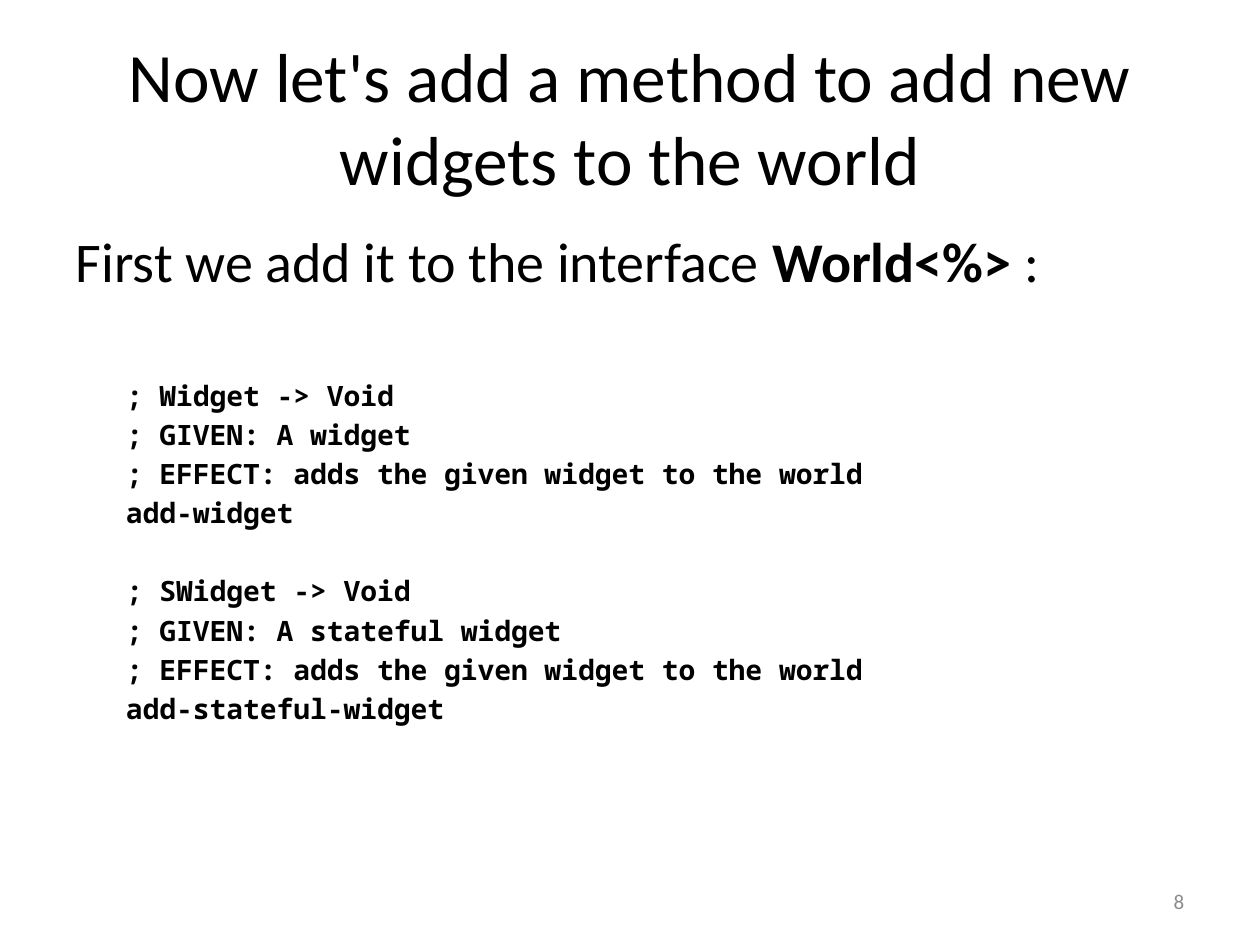
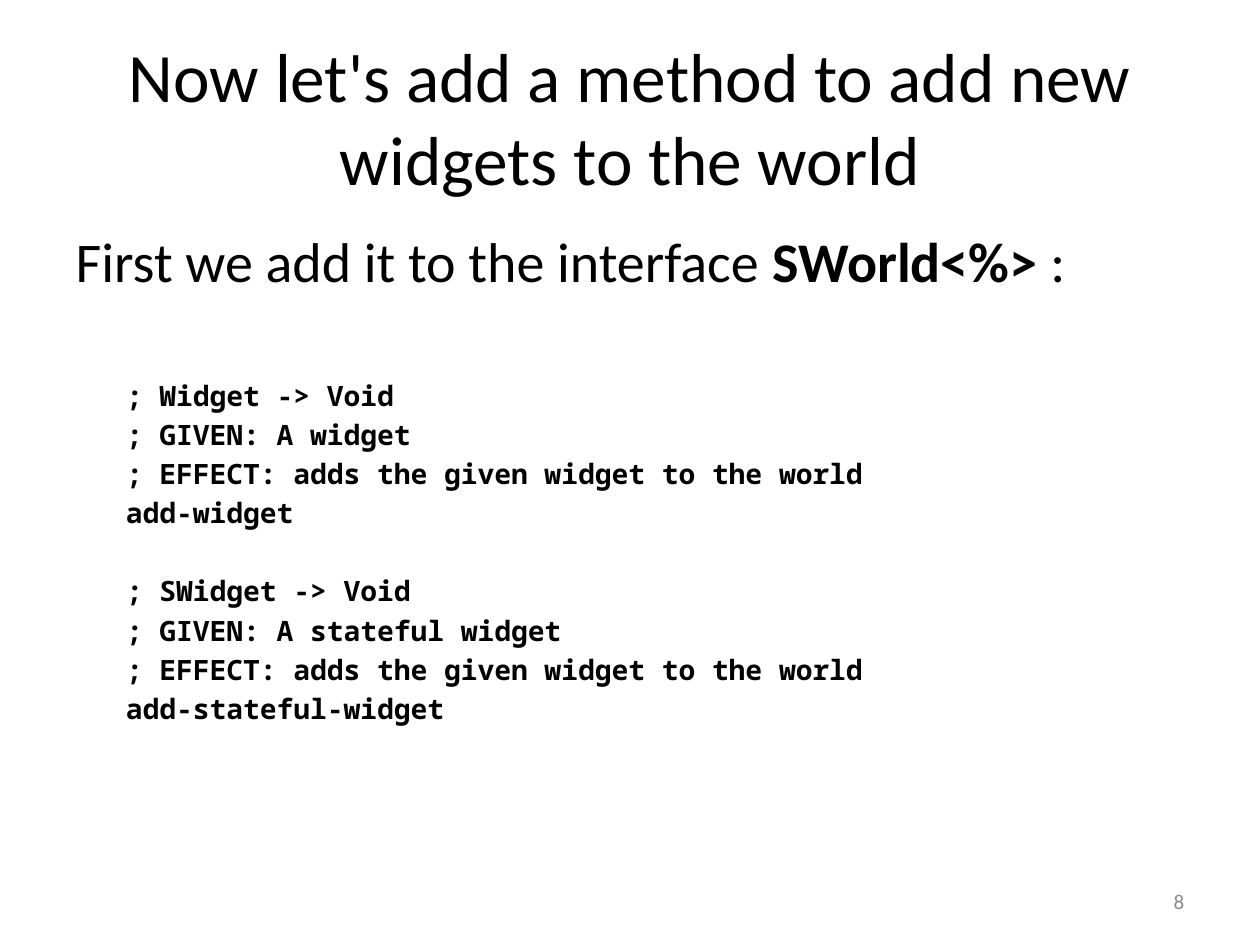
Before and after one commit to mwand/cs5010f16, a slide deck: slide 8 of Slides/Lesson 10.5 Generalizing this Design.pptx. Drawn at 1260x945 pixels with LibreOffice and Linux fonts; fonts in the diff are those of the drawing. Boxes give left, top, right and bottom in pixels: in the first picture for what was removed or moved away, otherwise in the second. Text is boxed around its words. In the diff, an @@ line names an element or a change of style, - is before the commit and + after.

```diff
--- a/Slides/Lesson 10.5 Generalizing this Design.pptx
+++ b/Slides/Lesson 10.5 Generalizing this Design.pptx
@@ text at (x1=76, y1=242, x2=1037, y2=283): text changed @@
-First we add it to the interface World<%> :
+First we add it to the interface SWorld<%> :
```
Also in this commit, not shown: 8 other slides changed, 4 other files.
